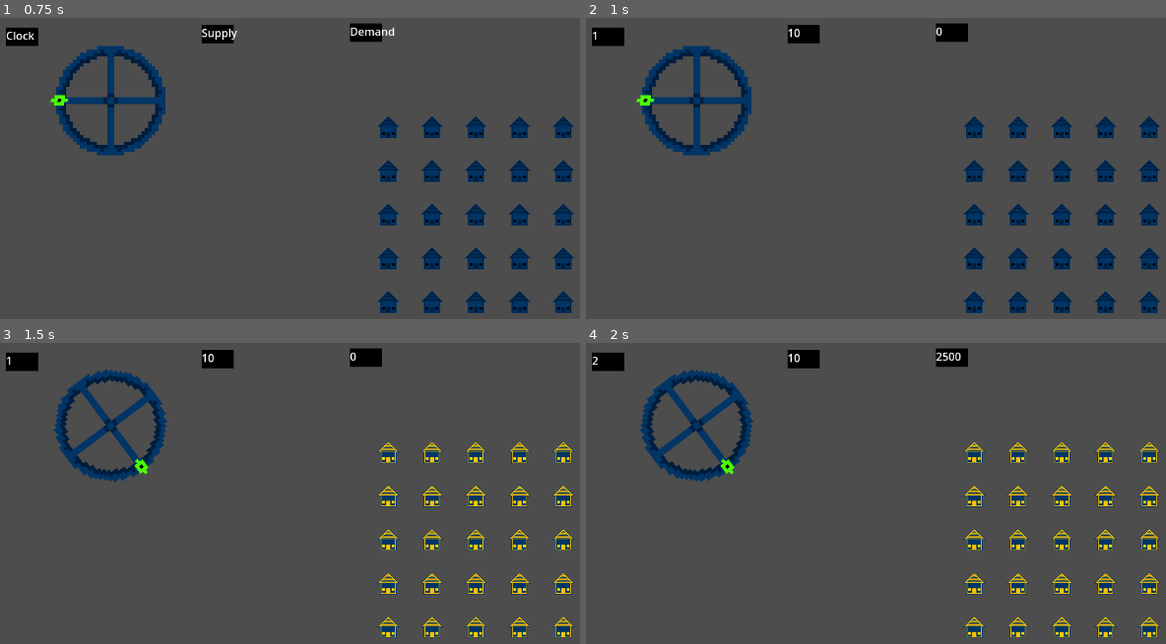
Above: before the commit, frames 1-4 (two rows, left to right).
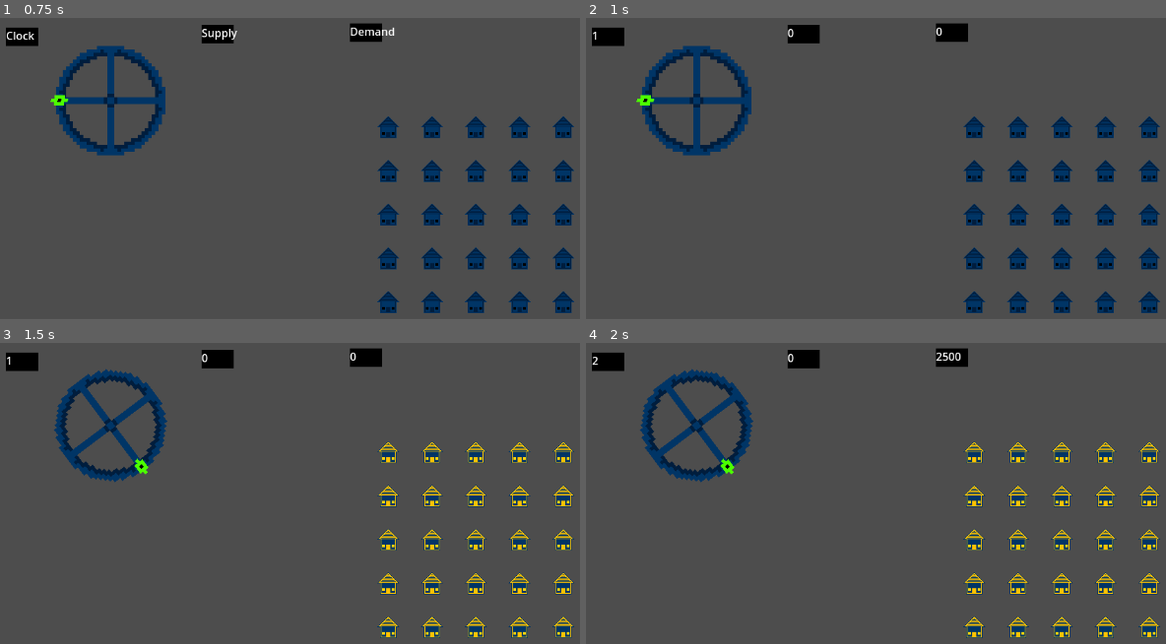
Above: after the commit, the same moments.

Repository: CWmain/BigModeGameJam2025
Game: Godot game, scene res://Levels/main_scene.tscn
Same seed, same stepped clock (60 frames per second), same inputs: the game is played once before the commit and once after it.
Inputs (mouse positions are in pixels of both pictures, inside the frame that each line leads up to):
- Up to frame 1 (0.75 s): tap Enter at 0.5 s; move the mouse to (58, 99) at 0.52 s; press the mouse at (58, 99) at 0.53 s
- Up to frame 2 (1 s): no input
- Up to frame 3 (1.5 s): tap Space at 1.25 s; move the mouse to (232, 586) at 1.27 s; release the mouse at (232, 586) at 1.28 s; tap T (Test_Click) at 1.35 s
- Up to frame 4 (2 s): no input

Frame 1 is identical in both runs. In frame 2, less than 0.1% of the frame differs, in the area x 34-37%, y 3-7%; in frame 3, less than 0.1%; in frame 4, less than 0.1%.

Commit message:
Updated supply_manager to use getSupply so custom logic can be used per supplier, added a stub for the wheel to fall off

Diff:
--- a/Objects/Managers/SupplyManger/supply_manager.gd
+++ b/Objects/Managers/SupplyManger/supply_manager.gd
@@ -14,6 +14,6 @@
 	var curSupply: int = 0
 	var suppliers = get_tree().get_nodes_in_group("Supplier")
 	for s in suppliers:
-		curSupply += s.SUPPLY
+		curSupply += s.getSupply()
 	totalSupply = curSupply
 	updateLabel.emit()
--- a/Objects/Wheel/wheel.gd
+++ b/Objects/Wheel/wheel.gd
@@ -2,11 +2,14 @@
 
 @onready var wheel_handle = $WheelHandle
 
+@export var powerPerTurn : int = 10
+
 var canHold: bool = false
 var oldRotation: float = -1
 
-var SUPPLY : int = 10
+var SUPPLY : int = 0
 signal supplyPower(supply: int)
+
 var canSupplyAgain: bool = true
 
 func _process(_delta):
@@ -25,11 +28,24 @@
 	# Since we are in process, use a bool to ensure the emit only triggers once
 	if rotation > PI-0.1 and rotation < PI+0.1 and canSupplyAgain:
 		canSupplyAgain = false
-		supplyPower.emit(SUPPLY)
+		SUPPLY += powerPerTurn
 
 	# Once the otherside is reached, allow another supply trigger to occur
 	if rotation > (2*PI)-0.1 and rotation < (2*PI)+0.1:
 		canSupplyAgain = true
 
+	# If overworked breaks
+	if SUPPLY > 20:
+		fallOff()
+
 func _on_wheel_handle_hit_box_mouse_entered():
 	canHold = true
+
+func getSupply() -> int:
+	var toReturn: int = SUPPLY
+	SUPPLY = 0
+	return toReturn
+
+func fallOff() -> void:
+	SUPPLY = 0
+	hide()
